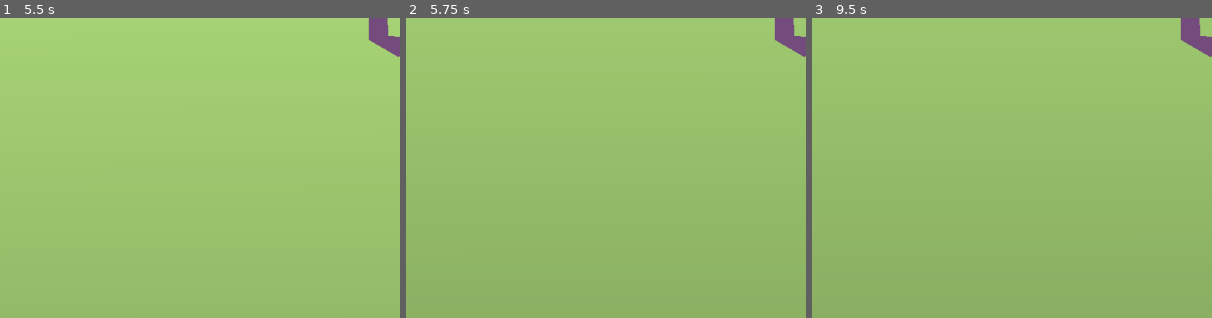
Above: before the commit, frames 1-3 (left to right).
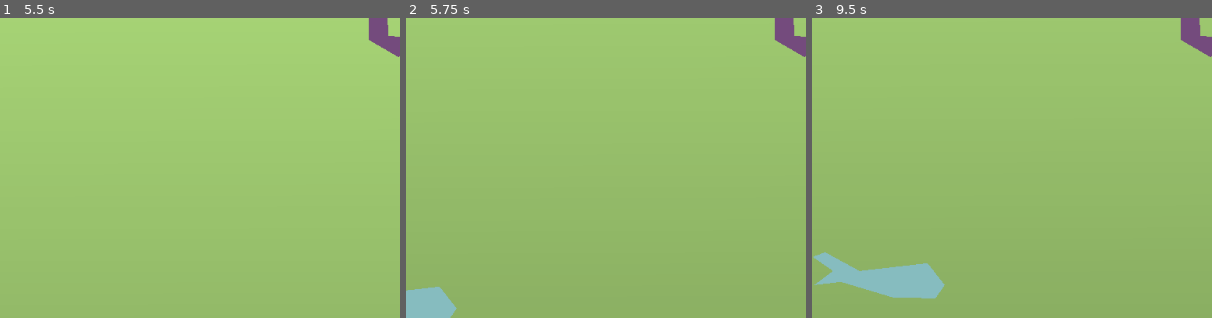
Above: after the commit, the same moments.

Repository: malceore/LD57
Game: Godot game, scene res://scenes/dive_game/dive_game.tscn
Same seed, same stepped clock (60 frames per second), same inputs: the game is played once before the commit and once after it. The project has no main scene, so this scene is started directly.
Inputs:
- Up to frame 1 (5.5 s): tap Enter at 0.5 s; hold Right (right) 0.53-1.28 s; tap E (dive) every 1.5 s from 0.6 to 5.1 s; hold S (down) 1.28-2.03 s; tap Space (sonar) at 1.35, 2.75, 2.85, 4.35 s; hold Right (right) 2.03-2.78 s; hold W (up) 2.78-3.53 s; hold Left (left) 3.53-5.03 s; hold S (down) from 5.03 s (still down)
- Up to frame 2 (5.75 s): keep holding S (down)
- Up to frame 3 (9.5 s): release S (down) at 5.78 s; hold Right (right) 5.78-6.53 s; tap Space (sonar) at 5.85, 7.35, 8.85 s; hold W (up) 6.53-7.28 s; tap E (dive) at 6.6, 8.1 s; hold Right (right) 7.28-8.03 s; hold S (down) 8.03-8.78 s; hold Left (left) from 8.78 s (still down)
The pictures show only the part of the screen within x 0-50%, y 50-100%; the shares and areas given below are measured in that part.

Frame 1 is identical in both runs. In frame 2, 1.1% of the frame differs, in the area x 0-13%, y 89-100%; in frame 3, 2.7%, in the area x 0-34%, y 78-94%.

Commit message:
no longer rezise screen and added fish spawn that give you points.

Diff:
--- a/project.godot
+++ b/project.godot
@@ -22,6 +22,7 @@
 
 window/size/viewport_width=1024
 window/size/viewport_height=768
+window/size/resizable=false
 
 [input]
 
--- a/scenes/dive_game/dive_game.tscn
+++ b/scenes/dive_game/dive_game.tscn
@@ -1,7 +1,9 @@
-[gd_scene load_steps=12 format=3 uid="uid://ctkqqdsl58d8v"]
+[gd_scene load_steps=15 format=3 uid="uid://ctkqqdsl58d8v"]
 
 [ext_resource type="PackedScene" uid="uid://dlmaqgfrr00m4" path="res://scenes/hook/hook.tscn" id="1_dp1kh"]
 [ext_resource type="PackedScene" uid="uid://6810kunj2ydg" path="res://scenes/bomb/bomb.tscn" id="1_iy2vq"]
+[ext_resource type="PackedScene" uid="uid://cyjg3tu6okjbm" path="res://scenes/fish/fish.tscn" id="3_7bg3v"]
+[ext_resource type="PackedScene" uid="uid://1hewmdtm0bu4" path="res://scenes/fish_spawner/fish_spawner.tscn" id="3_77au6"]
 [ext_resource type="PackedScene" uid="uid://ck6d856w06301" path="res://scenes/ship_return/ship_return.tscn" id="3_y4m4o"]
 [ext_resource type="PackedScene" uid="uid://bctsirkhbaav0" path="res://scenes/obstacle/obstacle.tscn" id="4_gyhy8"]
 
@@ -26,6 +28,12 @@
 [sub_resource type="WorldBoundaryShape2D" id="WorldBoundaryShape2D_gyhy8"]
 normal = Vector2(0, 1)
 distance = -203.0
+
+[sub_resource type="Curve2D" id="Curve2D_av5r6"]
+_data = {
+"points": PackedVector2Array(0, 0, 0, 0, -7, 289, 0, 0, 0, 0, -22, 628, 0, 0, 0, 0, -12, 1058, 0, 0, 0, 0, -32, 1447, 0, 0, 0, 0, -32, 2023, 0, 0, 0, 0, -7, 2512)
+}
+point_count = 6
 
 [node name="Node2D" type="Node2D"]
 
@@ -74,6 +82,18 @@
 [node name="CollisionShape2D3" type="CollisionShape2D" parent="WorldBoundry"]
 shape = SubResource("WorldBoundaryShape2D_gyhy8")
 
+[node name="fish_spawner" parent="." node_paths=PackedStringArray("spawn_points") instance=ExtResource("3_77au6")]
+position = Vector2(-1055, 36)
+fish_scene = ExtResource("3_7bg3v")
+spawn_points = NodePath("Path2D")
+
+[node name="Path2D" type="Path2D" parent="fish_spawner"]
+curve = SubResource("Curve2D_av5r6")
+
+[node name="Fish" parent="." instance=ExtResource("3_7bg3v")]
+visible = false
+position = Vector2(-1055, 36)
+
 [node name="ShipReturn" parent="." instance=ExtResource("3_y4m4o")]
 position = Vector2(1, -220)
 
--- /dev/null
+++ b/scenes/fish/fish.gd
@@ -0,0 +1,19 @@
+extends Node2D
+
+
+@export var score: int = 250
+@export var direction: float = 1.0
+@export var speed: float = 156
+
+
+func _ready() -> void:
+	#$AnimatedSprite2D.flip_h = direction < 0
+	$Polygon2D.scale.x = direction
+
+func _process(delta: float) -> void:
+	position.x += speed * delta * direction
+
+func _on_area_2d_body_entered(body:Node2D) -> void:
+	if body.name == "hook":
+		Globals.SCORE += score
+		queue_free()
--- /dev/null
+++ b/scenes/fish/fish.tscn
@@ -0,0 +1,22 @@
+[gd_scene load_steps=3 format=3 uid="uid://cyjg3tu6okjbm"]
+
+[ext_resource type="Script" uid="uid://vk4ut26m2syi" path="res://scenes/fish/fish.gd" id="1_r17d5"]
+
+[sub_resource type="RectangleShape2D" id="RectangleShape2D_q28ix"]
+size = Vector2(158, 39)
+
+[node name="Fish" type="Node2D"]
+script = ExtResource("1_r17d5")
+
+[node name="Polygon2D" type="Polygon2D" parent="."]
+position = Vector2(-180, -178)
+color = Color(0.526427, 0.739458, 0.751527, 1)
+polygon = PackedVector2Array(263, 183, 241, 155, 154, 165, 110, 141, 94, 147, 120, 165, 96, 183, 130, 179, 197, 199, 251, 200)
+
+[node name="Area2D" type="Area2D" parent="."]
+
+[node name="CollisionShape2D" type="CollisionShape2D" parent="Area2D"]
+position = Vector2(-4, -1.5)
+shape = SubResource("RectangleShape2D_q28ix")
+
+[connection signal="body_entered" from="Area2D" to="." method="_on_area_2d_body_entered"]
--- /dev/null
+++ b/scenes/fish_spawner/fish_spawner.gd
@@ -0,0 +1,24 @@
+extends Node2D
+
+@export var direction: int = 1
+@export var spawn_rate: float = 1.0
+@export var fish_scene: PackedScene
+@export var spawn_points: Path2D
+
+
+func _ready() -> void:
+	$timer.wait_time = spawn_rate
+	$timer.start()
+
+func _on_timer_timeout() -> void:
+	spawn_fish_along_path()
+
+func spawn_fish_along_path():
+	var curve = spawn_points.curve
+	var points = curve.get_baked_points()
+	var random_index = randi() % points.size()
+	var spawn_point = points[random_index]
+	var new_fish = fish_scene.instantiate()
+	new_fish.position = spawn_point
+	new_fish.direction = direction
+	add_child(new_fish)
--- /dev/null
+++ b/scenes/fish_spawner/fish_spawner.tscn
@@ -0,0 +1,10 @@
+[gd_scene load_steps=2 format=3 uid="uid://1hewmdtm0bu4"]
+
+[ext_resource type="Script" uid="uid://cd44k6xjmq7ye" path="res://scenes/fish_spawner/fish_spawner.gd" id="1_5jg2d"]
+
+[node name="fish_spawner" type="Node2D"]
+script = ExtResource("1_5jg2d")
+
+[node name="timer" type="Timer" parent="."]
+
+[connection signal="timeout" from="timer" to="." method="_on_timer_timeout"]
Not shown, added: scenes/fish/fish.gd.uid
Not shown, added: scenes/fish_spawner/fish_spawner.gd.uid
